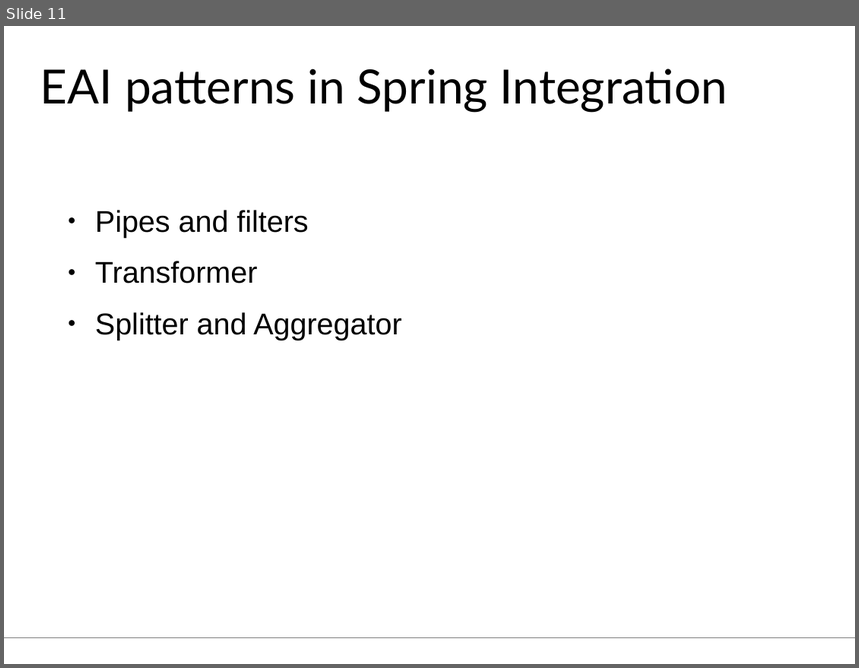
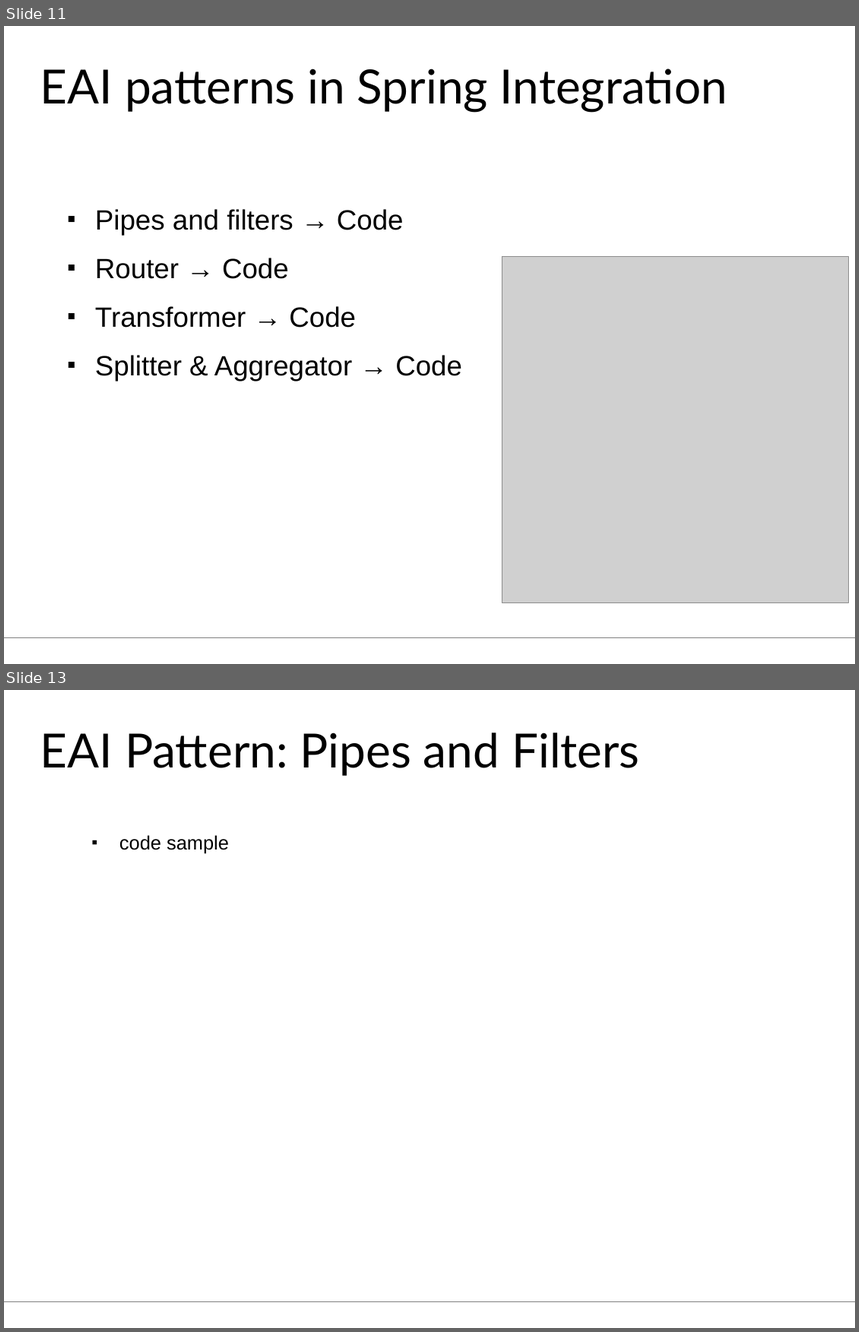
Before and after one commit to aheusingfeld/javaone2012, a slide deck: slides/eai-slides.odp. Shown one above the other, each under a label of ours: slide 11 before the commit, slides 11 and 13 after it; the slides between them are not shown. The pictures are 859x668 and 859x1332 pixels, drawn with LibreOffice and Linux fonts; fonts in the diff are those of the drawing; grey boxes stand for pictures. Boxes give left, top, right and bottom in pixels: in the first picture for what was removed or moved away, otherwise in the second. Text is boxed around its words. In the diff, an @@ line names an element or a change of style, - is before the commit and + after.

```diff
--- a/slides/eai-slides.odp
+++ b/slides/eai-slides.odp
@@ slide 13 added at <box>4,690,855,1328</box>, background #FFFFFF; not listed: 1 template element that a slide beside it also shows @@
@@ title added at <box>40,733,640,776</box>, 44 pt, text #000000 @@
+EAI Pattern: Pipes and Filters
@@ text added at <box>120,835,229,853</box>, 18 pt, text #000000 @@
+■ code sample
@@ slide 11 changed as well @@
@@ text at <box>95,209,462,382</box>: text changed; size 28 to 26 pt @@
-● Pipes and filters
-● Transformer
-● Splitter and Aggregator
+■ Pipes and filters → Code
+■ Router → Code
+■ Transformer → Code
+■ Splitter & Aggregator → Code
@@ picture added at <box>503,257,849,603</box> @@
```
Also in this commit, not shown: 12 other slides changed, 8 other slides added, 1 slide removed, 1 other file.
